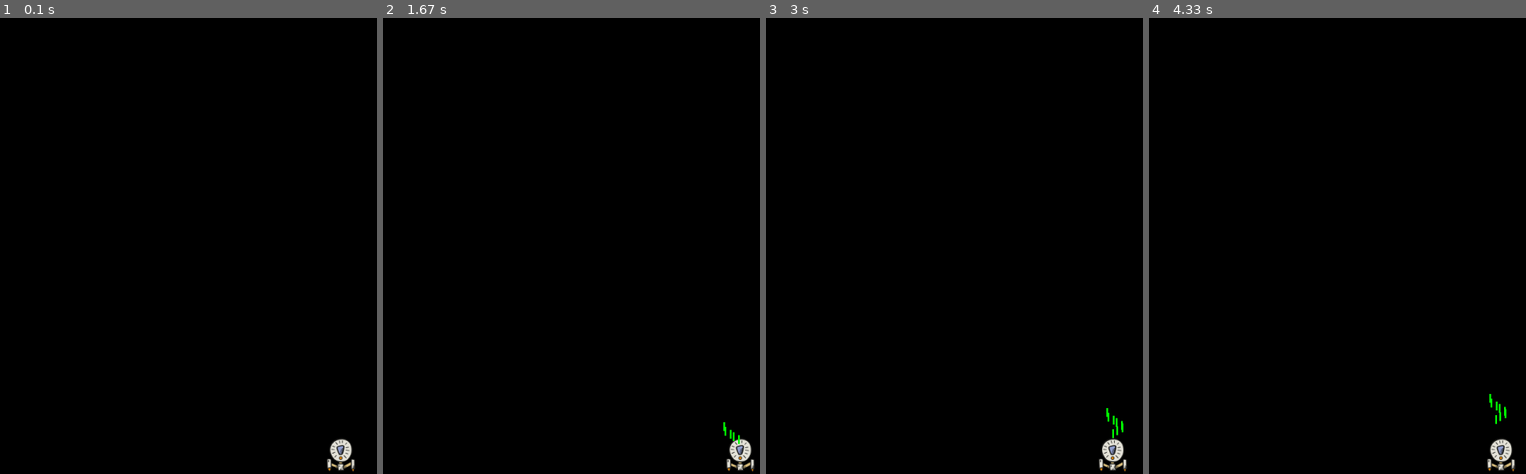
Above: before the commit, frames 1-4 (left to right).
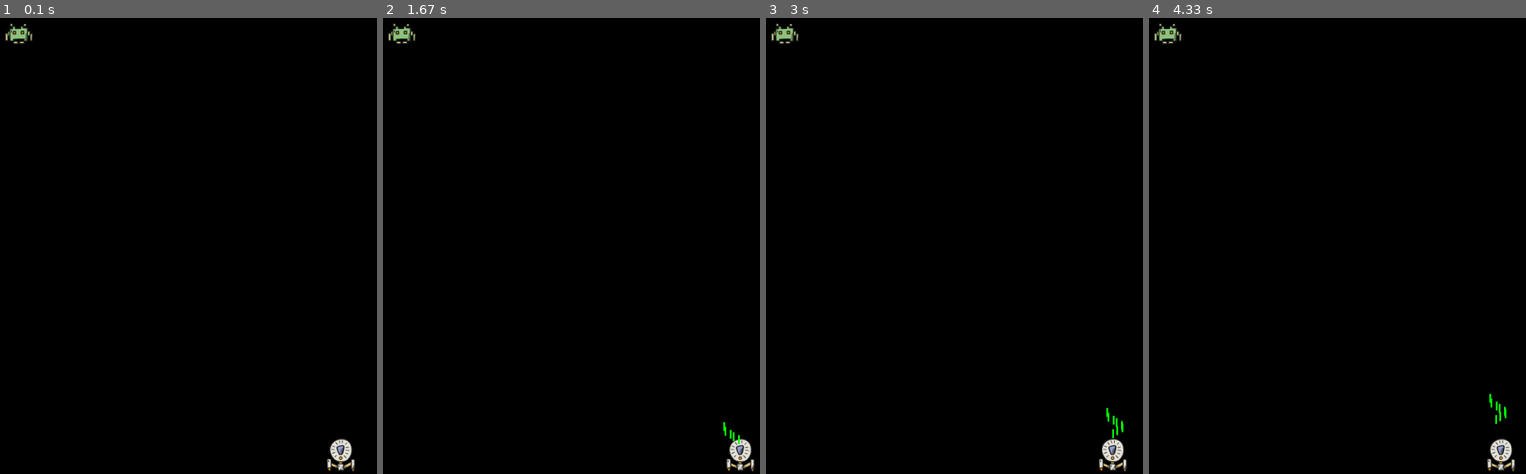
Above: after the commit, the same moments.

Repository: alextianyf/Fun-Pygame-Projects
Game: pygame game, started from Space_Invader/main.py
Two runs of this game, one before a commit and one after it. Both use one fixed random seed, a clock stepped at 60 frames per second and the inputs below.
Inputs:
- Up to frame 1 (0.1 s): no input
- Up to frame 2 (1.67 s): tap Space at 0.33, 0.73, 1.03, 1.23, 1.53 s; hold Right 0.67-1.13 s; hold Right 1.17-1.63 s
- Up to frame 3 (3 s): hold Left 1.67-2.2 s; tap Space at 1.73, 2.03, 2.3, 2.6, 2.73 s; hold Left 2.23-2.63 s; hold Right from 2.67 s (still down)
- Up to frame 4 (4.33 s): tap Space at 3.03, 3.4, 3.7, 3.9, 4.2 s; release Right at 3.3 s; hold Left 3.33-3.8 s; hold Right 3.83-4.3 s

The runs differ from the first frame. In frame 1, 0.2% of the frame differs, in the area x 1-9%, y 1-6%; in frame 2, 0.2%; in frame 3, 0.2%; in frame 4, 0.2%.

Commit message:
display first alien

Diff:
--- /dev/null
+++ b/Space_Invader/alien.py
@@ -0,0 +1,19 @@
+import pygame
+from pygame.sprite import Sprite
+
+class Alien(Sprite):
+    def __init__(self,screen,game_settings):
+        super().__init__()
+        self.screen = screen
+        self.game_settings = game_settings
+
+        self.image = pygame.image.load("./Space_Invader/assets/images/alien.png")
+        self.rect = self.image.get_rect()
+
+        self.rect.x= 20
+        self.rect.y = 20
+
+        self.x = float(self.rect.x)
+
+    def display_alien(self):
+        self.screen.blit(self.image, self.rect)
--- a/Space_Invader/game_functions.py
+++ b/Space_Invader/game_functions.py
@@ -40,7 +40,7 @@
     # Debugging purpose
     #print(len(bullets_group))
 
-def update_screen(screen, game_settings, ship, bullets_group):
+def update_screen(screen, game_settings, ship, alien,bullets_group):
     # 每次循环时，都重新绘制屏幕颜色
     screen.fill(game_settings.bg_color)
 
@@ -51,5 +51,8 @@
     # 更新显示bullet
     update_bullet(bullets_group)
 
+    # 更新显示alien
+    alien.display_alien()
+
     # 让最近绘制的屏幕可见
     pygame.display.flip()
--- a/Space_Invader/main.py
+++ b/Space_Invader/main.py
@@ -2,6 +2,7 @@
 from settings import game_settings
 import game_functions
 from ship import Ship
+from alien import Alien
 from pygame.sprite import Group
 
 
@@ -13,6 +14,7 @@
 
     # Creating a object called ship(创建一个飞船的object)
     ship = Ship(screen, game_settings)
+    alien = Alien(screen, game_settings)
 
     bullets_group = Group()
 
@@ -22,6 +24,6 @@
         # 监视键盘和鼠标的事件
         game_functions.check_mouse_key_events(screen, game_settings,ship, bullets_group)
         # 更新屏幕
-        game_functions.update_screen(screen, game_settings, ship, bullets_group)
+        game_functions.update_screen(screen, game_settings, ship, alien, bullets_group)
 
 run_game()
Not shown, changed: .gitignore
